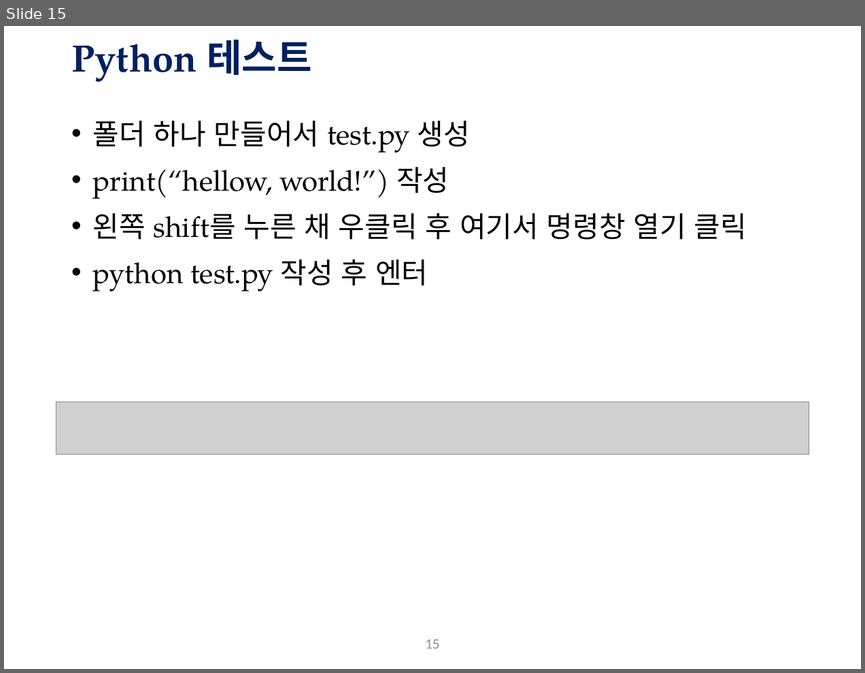
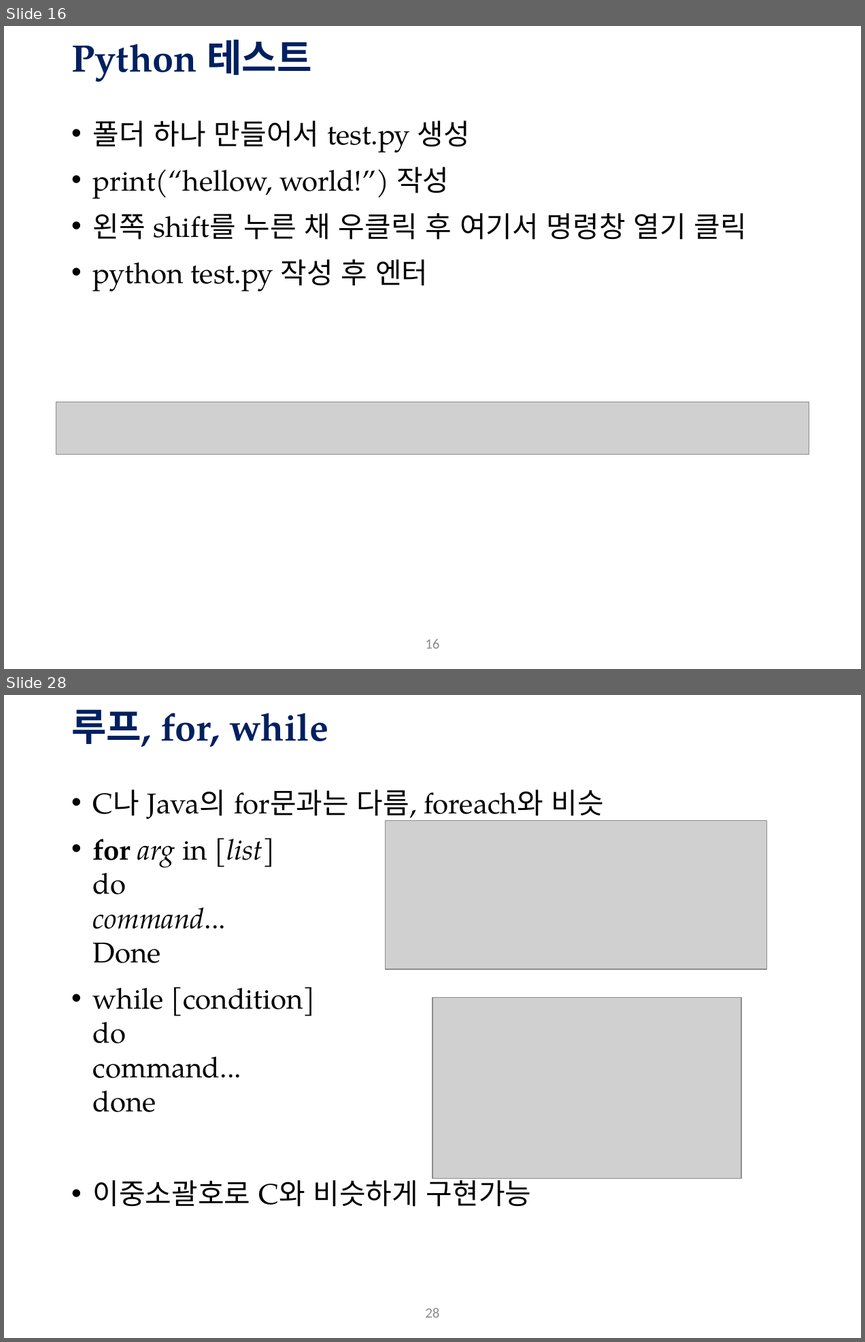
Before and after one commit to Hagazzusa/gykim.github.io, a slide deck: data/ot&env.pptx. Shown one above the other, each under a label of ours: slide 15 before the commit, slides 16 and 28 after it; the slides between them are not shown. The pictures are 865x673 and 865x1342 pixels, drawn with LibreOffice and Linux fonts; fonts in the diff are those of the drawing; grey boxes stand for pictures; background and template pictures are left out. Boxes give left, top, right and bottom in pixels: in the first picture for what was removed or moved away, otherwise in the second. Text is boxed around its words. In the diff, an @@ line names an element or a change of style, - is before the commit and + after.

```diff
--- a/data/ot&env.pptx
+++ b/data/ot&env.pptx
@@ slide 28 added at (4, 695, 861, 1338), background #FFFFFF; not listed: 1 template element that a slide beside it also shows @@
@@ title added at (71, 709, 328, 747), 32 pt, text #002060, bold @@
+루프, for, while
@@ text added at (93, 790, 604, 1206), 24 pt, text #000000 @@
+• C나 Java의 for문과는 다름, foreach와 비슷
+• for arg in [list]
+  do
+  command...
+  Done
+• while [condition]
+  do
+  command...
+  done
+• 이중소괄호로 C와 비슷하게 구현가능
@@ picture added at (385, 820, 766, 969) @@
@@ picture added at (432, 998, 741, 1178) @@
@@ what was slide 15 is now slide 16 @@
@@ page number at (425, 639, 439, 648): text changed @@
-15
+16
```
Also in this commit, not shown: 3 slides changed, 13 other slides added, 1 slide removed.
